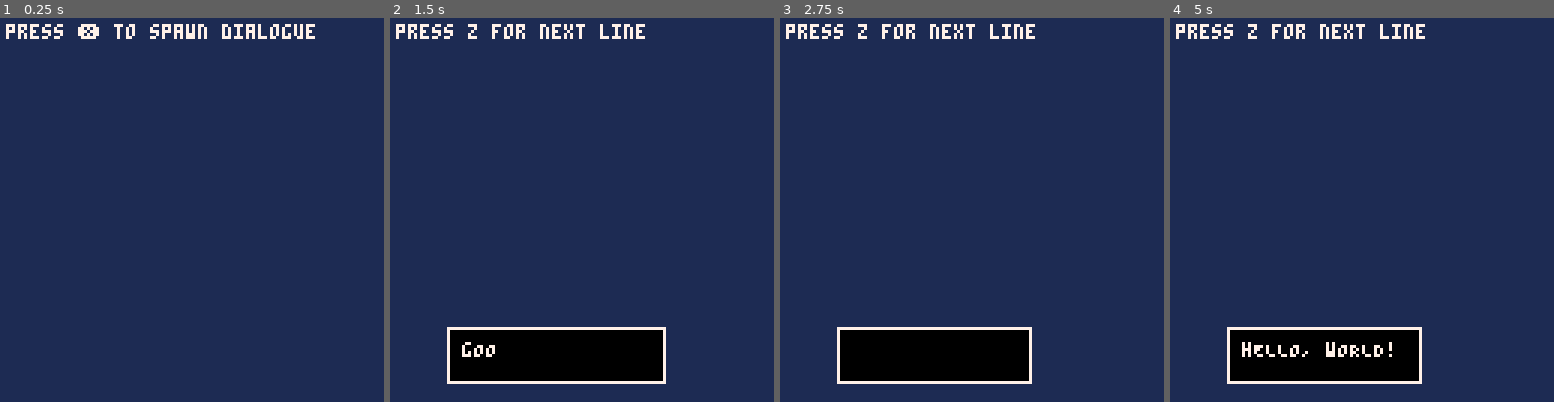
Above: before the commit, frames 1-4 (left to right).
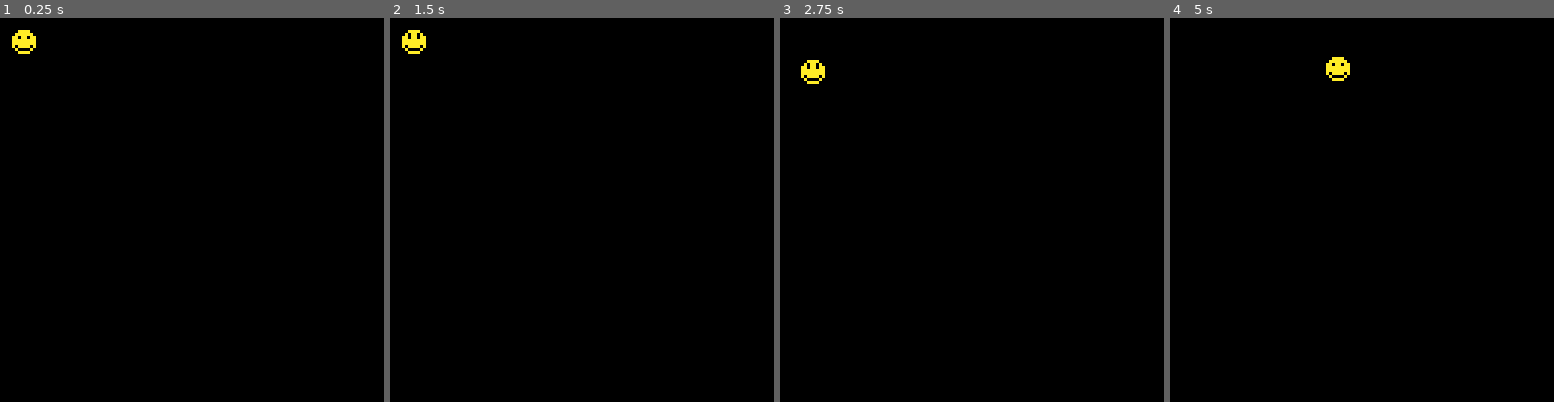
Above: after the commit, the same moments.

Repository: PaoloPortugal/one-last-visit
Game: PICO-8 cartridge mini-jam.p8
Same seed, same stepped clock (60 frames per second), same inputs: the game is played once before the commit and once after it.
Inputs:
- Up to frame 1 (0.25 s): no input
- Up to frame 2 (1.5 s): tap O (Z key) at 0.33, 0.7, 1.43 s; tap X (X key) at 1.07 s
- Up to frame 3 (2.75 s): hold Left 1.97-2.37 s; tap X (X key) at 2.07, 2.4, 2.73 s; tap O (Z key) at 2.22 s; hold Down from 2.42 s (still down)
- Up to frame 4 (5 s): release Down at 2.82 s; hold Right 2.87-3.53 s; tap X (X key) every 0.33 s from 3.07 to 4.73 s; tap O (Z key) at 3.1, 3.98, 4.87 s; hold Up 3.58-4.08 s; hold Right 4.13-4.53 s; hold Down from 4.58 s (still down)

The runs differ from the first frame. In frame 1, 100% of the frame differs, in the area x 0-100%, y 0-100%; in frame 2, 93%; in frame 3, 93%; in frame 4, 94%.

Commit message:
Player and movement system added

Diff:
--- a/entities.lua
+++ b/entities.lua
@@ -1 +1,264 @@
 -- entities
+
+sprites={
+    player={
+        still_1=1,
+        still_2=2,
+        walk_1=3,
+        walk_2=4,
+    }
+}
+
+flags={
+    solid=0
+}
+
+-- the player and camera logic are taken and adapted from the advanced micro platformer - starting kit by @matthughson
+-- it can be found here: https://www.lexaloffle.com/bbs/?tid=28793
+
+function make_player(s_x,s_y)
+-- creates a new player character
+    local p={
+        x=s_x,
+        y=s_y,
+        dx=0, -- speed on x axis
+        dy=0, -- speed on y axis
+        acc=0.05,
+        max_dx=1,
+        max_dy=1,
+
+        w=8, -- width
+        h=8, -- height
+
+        -- animations
+        -- use with set_anim()
+        anims={
+            -- frames indicates how long each sprite is shown
+            -- sprites indicates which sprites are shown
+            ["still"]={
+                frames=30,
+                sprites={sprites.player.still_1,sprites.player.still_2}
+            },
+            ["walk"]={
+                frames=20,
+                sprites={sprites.player.walk_1,sprites.player.walk_2}
+            },
+        },
+
+        -- animation variables
+        curranim="still", -- start off standing still
+        currsprite=1, -- at the first sprite
+        anim_timer=1, -- amount of frames that must pass until the next sprite
+        flipx=false, -- should the sprite be flipped?
+
+        --request new animation to play.
+        set_anim=function(self, anim)
+            if anim==self.curranim then return end -- exit if we don't need to change the animation
+            local a=self.anims[anim]
+            self.anim_timer=a.frames
+            self.curranim=anim
+            self.currsprite=1
+        end,
+
+        -- call once per frame
+        update=function(self)
+            local btns=self:input()
+            self:handle_horizontal_movement()
+            self:handle_vertical_movement()
+            self:handle_animations(btns)
+        end,
+
+        input=function(self)
+            local bl=false
+            local br=false
+
+            local bu=false
+            local bd=false
+
+            if btn(⬅️) then
+                if self.dx>0 then self.dx=0 end
+                self.dx-=self.acc
+                bl=true
+            elseif btn(➡️) then
+                if self.dx<0 then self.dx=0 end
+                self.dx+=self.acc
+                br=true
+            else
+                self.dx=0
+            end
+            self.dx=mid(-self.max_dx,self.dx,self.max_dx) -- limit horizontal speed
+
+            if btn(⬆️) then
+                if self.dy>0 then self.dy=0 end
+                self.dy-=self.acc
+                bu=true
+            elseif btn(⬇️) then
+                if self.dy<0 then self.dy=0 end
+                self.dy+=self.acc
+                bd=true
+            else
+                self.dy=0
+            end
+            self.dy=mid(-self.max_dy,self.dy,self.max_dy) -- limit vertical speed
+
+            -- normalize diagonal speed
+            if self.dx!=0 and self.dy!=0 then
+                local norm=sqrt(self.dx^2+self.dy^2)
+                self.dx=self.dx/norm
+                self.dy=self.dy/norm
+            end
+
+            return {bl=bl,br=br,bu=bu,bd=bd}
+        end,
+
+        handle_horizontal_movement=function(self)
+            self.x+=self.dx
+
+            local col,dir=self:check_solid_horizontal()
+            local offset=self.w/2
+            if col then
+                self.dx=0
+                if dir==1 then -- right
+                    self.x=flr((self.x+(offset))/8)*8-(offset)
+                else -- left
+                    self.x=ceil((self.x-(offset))/8)*8+(offset)
+                end
+            end
+        end,
+
+        handle_vertical_movement=function(self)
+            self.y+=self.dy
+
+            local col,dir=self:check_solid_vertical()
+            local offset=self.h/2
+            if col then
+                self.dy=0
+                if dir==1 then -- down
+                    self.y=flr((self.y+(offset))/8)*8-(offset)
+                else -- up
+                    self.y=ceil((self.y-(offset))/8)*8+(offset)
+                end
+            end
+        end,
+
+        check_solid_vertical=function(self)
+            local offset=self.h/2
+            for i=-(self.w/3),(self.w/3),2 do
+                if self.dy<0 and (fget(mget((self.x+i)/8,(self.y-(offset))/8),flags.solid) or fget(mget((self.x+i)/8,(self.y-(offset))/8),flags.barrier)) then return true,-1
+                elseif self.dy>=0 and (fget(mget((self.x+i)/8,(self.y+(offset))/8),flags.solid) or fget(mget((self.x+i)/8,(self.y+(offset))/8),flags.barrier)) then return true,1 end
+            end
+            return false,nil -- didnt hit a solid tile
+        end,
+
+        check_solid_horizontal=function(self)
+            if self.x<=7 then return true end
+            local offset=self.w/2
+            for i=-(self.w/3),(self.w/3),2 do
+                if self.dx>0 and (fget(mget((self.x+(offset))/8,(self.y+i)/8),flags.solid) or fget(mget((self.x+(offset))/8,(self.y+i)/8),flags.barrier)) then return true,1
+                elseif self.dx<0 and (fget(mget((self.x-(offset))/8,(self.y+i)/8),flags.solid) or fget(mget((self.x-(offset))/8,(self.y+i)/8),flags.barrier)) then return true,-1 end
+            end
+            return false,nil -- didnt hit a solid tile
+        end,
+
+        handle_animations=function(self, btns)
+            local bl=btns.bl
+            local br=btns.br
+
+            self:set_anim("still")
+
+            -- animation timer
+            self.anim_timer-=1
+            if self.anim_timer<=0 then
+                self.currsprite+=1
+                local a=self.anims[self.curranim]
+                self.anim_timer=a.frames
+                if self.currsprite>#a.sprites then self.currsprite=1 end -- loop
+            end
+        end,
+
+        draw=function(self)
+            local a=self.anims[self.curranim]
+            local sprite=a.sprites[self.currsprite]
+            pal(1,0) -- map color 1 to behave as black so the eyes look black like they should and we can keep using the actual black as transparent
+            spr(sprite,
+                self.x-(self.w/2),
+                self.y-(self.h/2),
+                self.w/8,self.h/8,
+                self.flipx,
+                false)
+            pal() -- reset the colors to work as normal
+        end,
+    }
+    return p
+end
+
+function make_camera(target)
+-- creates a new camera
+    local c=
+    {
+        tar=target,--target to follow.
+        pos={x=target.x,y=target.y},
+
+        --how far from center of screen target must
+        --be before camera starts following.
+        --allows for movement in center without camera
+        --constantly moving.
+        pull_threshold=16,
+
+        --min and max positions of camera.
+        --the edges of the level.
+        pos_min={x=72,y=1},
+        pos_max={x=64*8-72,y=64*8-72},
+
+        shake_remaining=0,
+        shake_force=0,
+
+        update=function(self)
+
+            self.shake_remaining=max(0,self.shake_remaining-1)
+
+            --follow target outside of
+            --pull range.
+            if self:pull_max_x()<self.tar.x then
+                self.pos.x+=min(self.tar.x-self:pull_max_x(),4)
+            end
+            if self:pull_min_x()>self.tar.x then
+                self.pos.x+=min((self.tar.x-self:pull_min_x()),4)
+            end
+            if self:pull_max_y()<self.tar.y then
+                self.pos.y+=min(self.tar.y-self:pull_max_y(),4)
+            end
+            if self:pull_min_y()>self.tar.y then
+                self.pos.y+=min((self.tar.y-self:pull_min_y()),4)
+            end
+
+            --lock to edge
+            if(self.pos.x<self.pos_min.x)self.pos.x=self.pos_min.x
+            if(self.pos.x>self.pos_max.x)self.pos.x=self.pos_max.x
+            if(self.pos.y<self.pos_min.y)self.pos.y=self.pos_min.y
+            if(self.pos.y>self.pos_max.y)self.pos.y=self.pos_max.y
+        end,
+
+        cam_pos=function(self)
+            return self.pos.x-64,self.pos.y-64
+        end,
+
+        pull_max_x=function(self)
+            return self.pos.x+self.pull_threshold
+        end,
+
+        pull_min_x=function(self)
+            return self.pos.x-self.pull_threshold
+        end,
+
+        pull_max_y=function(self)
+            return self.pos.y+self.pull_threshold
+        end,
+
+        pull_min_y=function(self)
+            return self.pos.y-self.pull_threshold
+        end,
+    }
+
+    return c
+end
--- a/mini-jam.p8
+++ b/mini-jam.p8
@@ -2,7 +2,7 @@
 version 43
 __lua__
 -- mINI jAM gAME
--- bY: pAOLO "MOOFYS" pORTUGAL, aGUSTIN cABRAL, mANUEL kARADJIAN
+-- bY: pAOLO "MOOFYS" pORTUGAL, aGUSTIN "eLHOMBRELLAVE" cABRAL, mANUEL "mAKU" kARADJIAN
 
 -->8
 -- main
@@ -12,39 +12,36 @@
 #include entities.lua
 
 function _init()
+-- runs once at the start
+    s_x=1*8 -- spawn x position
+    s_y=1*8 -- spawn y position
+    player=make_player(s_x,s_y)
+    cam=make_camera(player)
+    messages={}
+end
+
+function _update60()
+-- runs at 60fps
+    player:update()
+    cam:update()
+end
+
+function _draw()
+-- runs at 60fps
+    cls(0)
+
+    --camera(cam:cam_pos())
+
+    player:draw()
 
 end
 
-function _update60()
-    update_dialogue()
-
-    -- close dialogue with x
-    if dialogue.active and btnp(❎) then
-        close_dialogue()
-    end
-
-    if btnp(❎) and not dialogue.active then
-            spawn_dialogue(20,120,{"Hello, World!","Goodbye, World!"})
-    end
-end
-
-function _draw()
-    cls(1)
-
-    draw_dialogue()
-
-    -- show instructions
-    if not dialogue.active then
-        print("press ❎ to spawn dialogue",2,2,7)
-    else
-        print("press z for next line",2,2,7)
-    end
-end
-
 __gfx__
-00000000000000000000000000000000000000000000000000000000000000000000000000000000000000000000000000000000000000000000000000000000
-00000000000000000000000000000000000000000000000000000000000000000000000000000000000000000000000000000000000000000000000000000000
-00700700000000000000000000000000000000000000000000000000000000000000000000000000000000000000000000000000000000000000000000000000
-00077000000000000000000000000000000000000000000000000000000000000000000000000000000000000000000000000000000000000000000000000000
-00077000000000000000000000000000000000000000000000000000000000000000000000000000000000000000000000000000000000000000000000000000
-00700700000000000000000000000000000000000000000000000000000000000000000000000000000000000000000000000000000000000000000000000000
+0000000000aaaa0000aaaa0000aaaa0000aaaa000000000000000000000000000000000000000000000000000000000000000000000000000000000000000000
+000000000a1aa1a00aaaaaa00aa1aa100aaaaaa00000000000000000000000000000000000000000000000000000000000000000000000000000000000000000
+00000000aa1aa1aaaa1aa1aaaaa1aa1aaaa1aa1a0000000000000000000000000000000000000000000000000000000000000000000000000000000000000000
+00000000aaaaaaaaaaaaaaaaaaaaaaaaaaaaaaaa0000000000000000000000000000000000000000000000000000000000000000000000000000000000000000
+00000000aaaaaaaaaaaaaaaaaaaaaaaaaaaaaaaa0000000000000000000000000000000000000000000000000000000000000000000000000000000000000000
+00000000a1aaaa1aa1aaaa1aa1aaaa1aa1aaaa1a0000000000000000000000000000000000000000000000000000000000000000000000000000000000000000
+000000000a1111a00a1111a00a1111a00a1111a00000000000000000000000000000000000000000000000000000000000000000000000000000000000000000
+0000000000aaaa0000aaaa0000aaaa0000aaaa000000000000000000000000000000000000000000000000000000000000000000000000000000000000000000
--- a/visuals.lua
+++ b/visuals.lua
@@ -1,7 +1,6 @@
 -- visuals
 
 -- dialogue system by claude
--- spawns boxes at x,y (bottom-left)
 
 dialogue={
     active=false,
